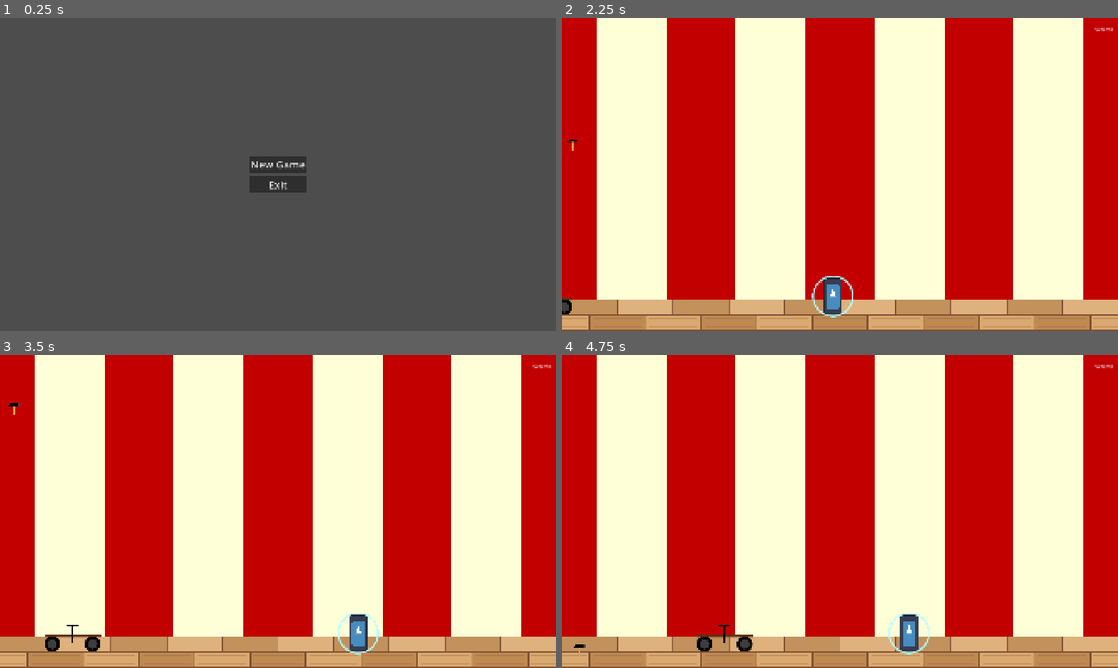
Above: before the commit, frames 1-4 (two rows, left to right).
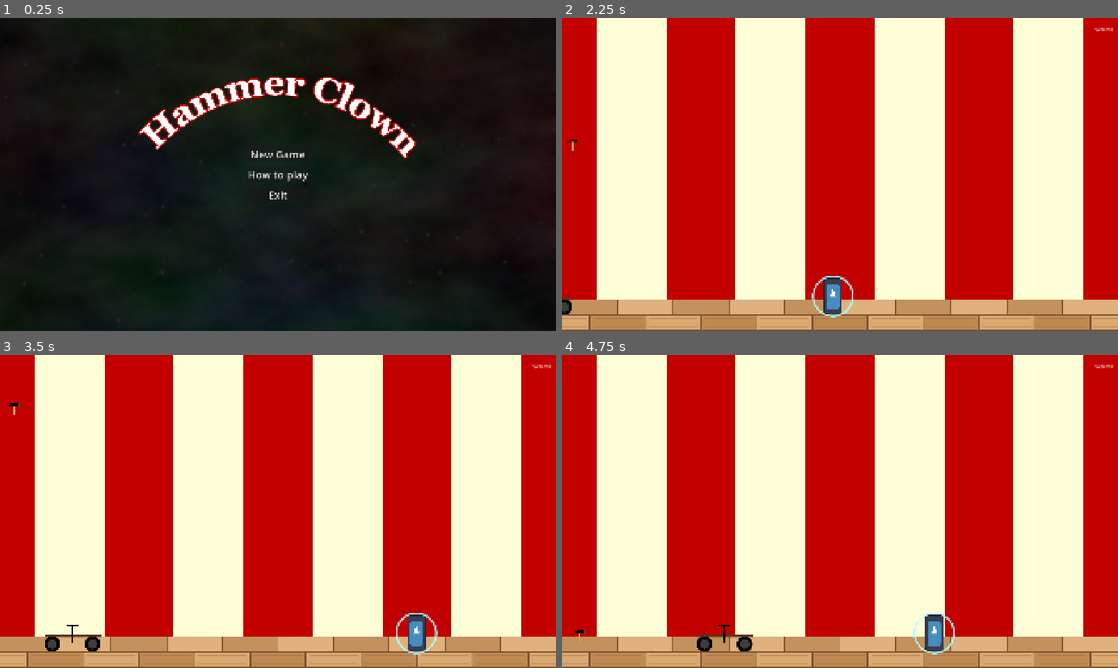
Above: after the commit, the same moments.

Repository: ozyr501/hammer-clown
Game: Godot game, scene res://scenes/main_menu/MainMenu.tscn
The game is run twice, just before and just after one commit, with the same random seed, the same clock (stepped at 60 frames per second) and the same inputs. The engine's default icon, where the game draws it, is replaced by a stand-in: a white triangle on a blue panel in a dark square.
Inputs (mouse positions are in pixels of both pictures, inside the frame that each line leads up to):
- Up to frame 1 (0.25 s): no input
- Up to frame 2 (2.25 s): click (840, 174) at 0.5 s, where only the run after the commit has a clickable "How to play"; click (840, 271) at 1.25 s, where only the run after the commit has a clickable "Back"; click "New Game" at 2 s
- Up to frame 3 (3.5 s): move the mouse to (305, 511) at 2.77 s; hold D (move_right) from 2.78 s (still down); click (305, 511) at 2.92 s
- Up to frame 4 (4.75 s): move the mouse to (812, 511) at 3.52 s; release D (move_right) at 3.53 s; hold A (move_left) 3.53-4.28 s; click (812, 511) at 3.67 s; move the mouse to (851, 505) at 4.27 s; hold D (move_right) from 4.28 s (still down); click (851, 505) at 4.42 s

The runs differ from the first frame. In frame 1, 100% of the frame differs, in the area x 0-100%, y 0-100%; in frame 2, nothing differs; in frame 3, 1.1%; in frame 4, 1.1%.

Commit message:
Enhance Main Menu
Add Instructions to main menu and custom background

Diff:
--- a/scenes/level_1/juggleable_body.gd
+++ b/scenes/level_1/juggleable_body.gd
@@ -3,7 +3,7 @@
 
 @onready var arrow: Sprite2D = $Arrow
 
-const TERMINAL_VELOCITY = 1000.0
+const TERMINAL_VELOCITY = 800.0
 
 var _is_held := false
 var _held_transform := Transform2D.IDENTITY
--- a/scenes/level_1/main_character.gd
+++ b/scenes/level_1/main_character.gd
@@ -1,8 +1,8 @@
 extends CharacterBody2D
 
-const CHARACTER_ACCELERATION = 1200.0
+const CHARACTER_ACCELERATION = 2000.0
 const CHARACTER_MAX_SPEED = 1500.0
-const CHARACTER_PASSIVE_DECELERATION = 4000.0
+const CHARACTER_PASSIVE_DECELERATION = 8000.0
 
 const THROW_STRENGTH = 0.40
 const MAX_THROW_VELOCITY = 1400.0
--- a/scenes/main_menu/MainMenu.tscn
+++ b/scenes/main_menu/MainMenu.tscn
@@ -1,8 +1,13 @@
 [gd_scene format=3 uid="uid://b6bdt6oxi6j2x"]
 
-[ext_resource type="Script" uid="uid://dmqqjmeuw2pag" path="res://scenes/main_menu/new_game.gd" id="1_axelx"]
+[ext_resource type="Texture2D" uid="uid://4fupk5cqqhmf" path="res://assets/menu_background_2.png" id="1_f1mbi"]
+[ext_resource type="Script" uid="uid://dyf2abfo00bw0" path="res://scenes/main_menu/main_menu.gd" id="1_menu"]
 [ext_resource type="Theme" uid="uid://dhatq1k57h6e2" path="res://materials/MenuButtonMaterial.tres" id="1_xr86y"]
-[ext_resource type="Script" uid="uid://bfqvpkcbd2xqa" path="res://scenes/main_menu/exit.gd" id="2_xr86y"]
+[ext_resource type="Texture2D" uid="uid://bmxrs0ce8xwdv" path="res://assets/fog.png" id="3_arvcj"]
+[ext_resource type="Texture2D" uid="uid://cl1po25s57ilw" path="res://assets/logo.png" id="4_qmweu"]
+
+[sub_resource type="StyleBoxFlat" id="StyleBoxFlat_wckin"]
+bg_color = Color(0.004019165, 0.004019165, 0.004019165, 0.70980394)
 
 [node name="MainMenu" type="Control" unique_id=1911957424]
 layout_mode = 3
@@ -11,8 +16,36 @@
 anchor_bottom = 1.0
 grow_horizontal = 2
 grow_vertical = 2
+script = ExtResource("1_menu")
 
-[node name="Buttons" type="VBoxContainer" parent="." unique_id=1141067003]
+[node name="Background" type="Control" parent="." unique_id=1994889808]
+anchors_preset = 0
+offset_right = 40.0
+offset_bottom = 40.0
+
+[node name="MainBackground" type="TextureRect" parent="Background" unique_id=1200861850]
+layout_mode = 0
+offset_right = 1920.0
+offset_bottom = 1080.0
+texture = ExtResource("1_f1mbi")
+
+[node name="FogParalax" type="Parallax2D" parent="Background" unique_id=807564201]
+modulate = Color(1, 1, 1, 0.09803922)
+repeat_size = Vector2(3840, 2160)
+repeat_times = 3
+ignore_camera_scroll = true
+
+[node name="FogTexture" type="Sprite2D" parent="Background/FogParalax" unique_id=299757672]
+texture_repeat = 2
+texture = ExtResource("3_arvcj")
+
+[node name="Logo" type="TextureRect" parent="Background" unique_id=1060279401]
+layout_mode = 0
+offset_right = 1920.0
+offset_bottom = 1080.0
+texture = ExtResource("4_qmweu")
+
+[node name="MenuButtons" type="VBoxContainer" parent="." unique_id=1141067003]
 layout_mode = 1
 anchors_preset = 8
 anchor_left = 0.5
@@ -27,17 +60,71 @@
 grow_vertical = 2
 theme_override_constants/separation = 12
 
-[node name="New Game" type="Button" parent="Buttons" unique_id=1839945189]
+[node name="New Game" type="Button" parent="MenuButtons" unique_id=1839945189]
 layout_mode = 2
 theme = ExtResource("1_xr86y")
 text = "New Game"
-script = ExtResource("1_axelx")
 
-[node name="Exit" type="Button" parent="Buttons" unique_id=1333263428]
+[node name="Instructions" type="Button" parent="MenuButtons" unique_id=2068933890]
+layout_mode = 2
+theme = ExtResource("1_xr86y")
+text = "How to play"
+
+[node name="Exit" type="Button" parent="MenuButtons" unique_id=1333263428]
 layout_mode = 2
 theme = ExtResource("1_xr86y")
 text = "Exit"
-script = ExtResource("2_xr86y")
 
-[connection signal="pressed" from="Buttons/New Game" to="Buttons/New Game" method="_on_pressed"]
-[connection signal="pressed" from="Buttons/Exit" to="Buttons/Exit" method="_on_pressed"]
+[node name="Instructions" type="PanelContainer" parent="." unique_id=1355719276]
+layout_mode = 1
+anchors_preset = 8
+anchor_left = 0.5
+anchor_top = 0.5
+anchor_right = 0.5
+anchor_bottom = 0.5
+offset_left = -77.0
+offset_top = -24.5
+offset_right = 77.0
+offset_bottom = 24.5
+grow_horizontal = 2
+grow_vertical = 2
+
+[node name="Instructions background" type="Panel" parent="Instructions" unique_id=979989240]
+layout_mode = 2
+theme_override_styles/panel = SubResource("StyleBoxFlat_wckin")
+
+[node name="MarginContainer" type="MarginContainer" parent="Instructions" unique_id=760166626]
+layout_mode = 2
+theme_override_constants/margin_left = 20
+theme_override_constants/margin_top = 20
+theme_override_constants/margin_right = 20
+theme_override_constants/margin_bottom = 20
+
+[node name="VBoxContainer" type="VBoxContainer" parent="Instructions/MarginContainer" unique_id=717672995]
+layout_mode = 2
+theme_override_constants/separation = 90
+
+[node name="Instructions text" type="Label" parent="Instructions/MarginContainer/VBoxContainer" unique_id=677888695]
+layout_mode = 2
+theme = ExtResource("1_xr86y")
+text = "How to play?
+
+Move left to right using A and D or left and right arrows
+
+Press w or up arrow or space to jump
+
+Grab a falling hammer when in range by pressing left mouse button
+
+Then swing mouse up and relese the button to throw hammer above marked line
+
+If you hit a nail with a hammer you will score bonus poinst"
+
+[node name="Back" type="Button" parent="Instructions/MarginContainer/VBoxContainer" unique_id=836969892]
+layout_mode = 2
+theme = ExtResource("1_xr86y")
+text = "Back"
+
+[connection signal="pressed" from="MenuButtons/New Game" to="." method="_on_new_game_pressed"]
+[connection signal="pressed" from="MenuButtons/Instructions" to="." method="_on_instructions_pressed"]
+[connection signal="pressed" from="MenuButtons/Exit" to="." method="_on_exit_pressed"]
+[connection signal="pressed" from="Instructions/MarginContainer/VBoxContainer/Back" to="." method="_on_back_pressed"]
--- /dev/null
+++ b/scenes/main_menu/fog_paralax.gd
@@ -0,0 +1,13 @@
+extends Parallax2D
+
+func _ready() -> void:
+	autoscroll = random_velocity()
+	change_direction()
+
+func random_velocity() -> Vector2:
+	return Vector2.RIGHT.rotated(randf_range(-PI, PI)) * 20.0
+
+func change_direction() -> void:
+	var tween := create_tween().set_trans(Tween.TRANS_SINE)
+	tween.tween_property(self, "autoscroll", random_velocity(), 20.0)
+	tween.finished.connect(change_direction)
--- /dev/null
+++ b/scenes/main_menu/main_menu.gd
@@ -0,0 +1,32 @@
+extends Control
+
+@onready var menu_buttons: VBoxContainer = $MenuButtons
+@onready var instructions: PanelContainer = $Instructions
+@onready var fog: Parallax2D = $Background/FogParalax
+
+func _ready() -> void:
+	instructions.hide()
+	fog.autoscroll = random_fog_velocity()
+	change_fog_direction()
+
+func random_fog_velocity() -> Vector2:
+	return Vector2.RIGHT.rotated(randf_range(-PI, PI)) * 20.0
+
+func change_fog_direction() -> void:
+	var tween := create_tween().set_trans(Tween.TRANS_SINE)
+	tween.tween_property(fog, "autoscroll", random_fog_velocity(), 20.0)
+	tween.finished.connect(change_fog_direction)
+
+func _on_new_game_pressed() -> void:
+	get_tree().change_scene_to_file("res://scenes/level_1/Level1.tscn")
+
+func _on_instructions_pressed() -> void:
+	menu_buttons.hide()
+	instructions.show()
+
+func _on_back_pressed() -> void:
+	instructions.hide()
+	menu_buttons.show()
+
+func _on_exit_pressed() -> void:
+	get_tree().quit(0)
Binary file added: assets/fog.png
Not shown, added: assets/fog.png.import
Binary file added: assets/logo.png
Not shown, added: assets/logo.png.import
Binary file added: assets/menu_background.png
Not shown, added: assets/menu_background.png.import
Binary file added: assets/menu_background_2.png
Not shown, added: assets/menu_background_2.png.import
Not shown, added: scenes/main_menu/fog_paralax.gd.uid
Not shown, added: scenes/main_menu/main_menu.gd.uid
